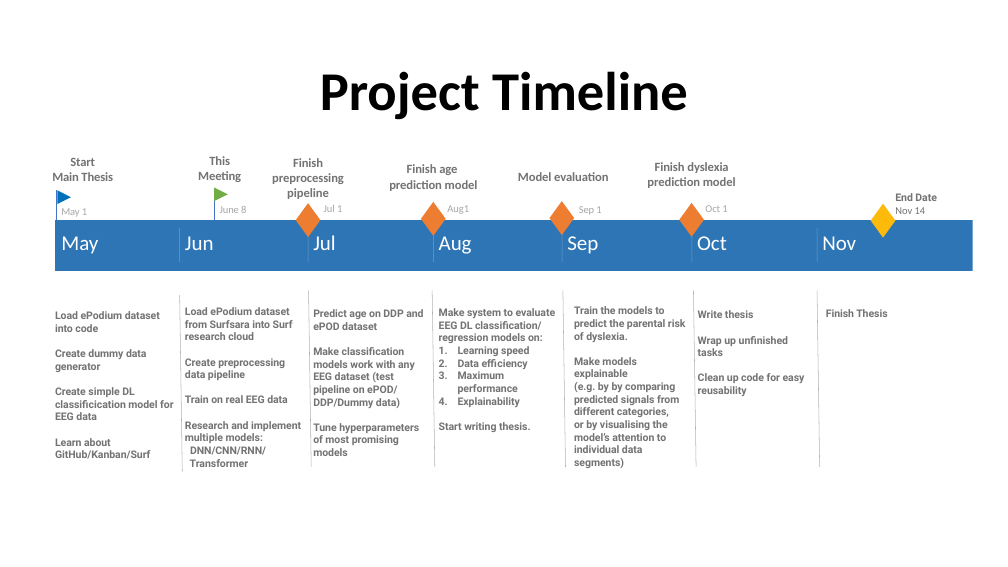
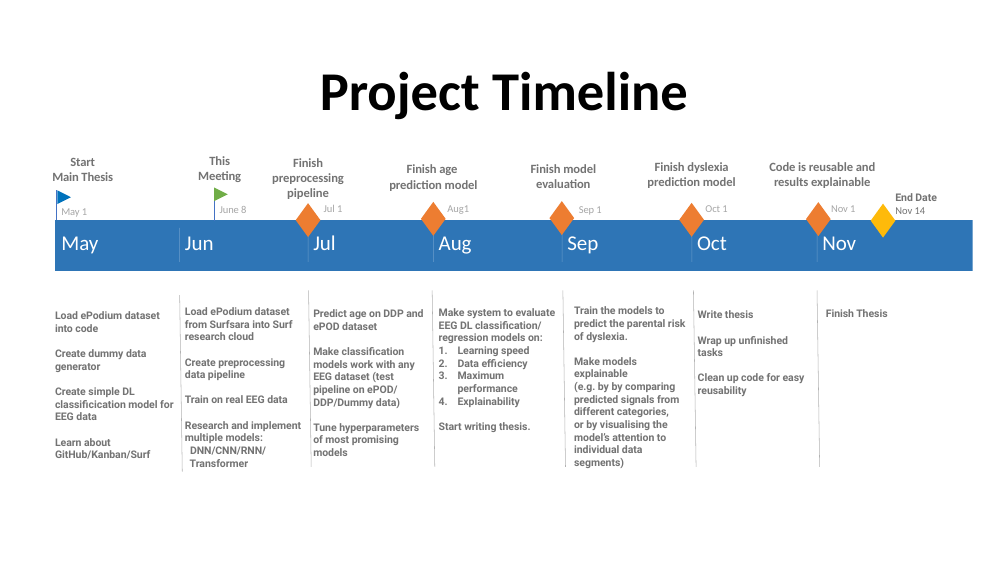
Before and after one commit to eegyolk-ai/eegyolk, a slide deck: slide 4 of floris_files/other/Predicting Dyslexia [Floris].pptx. Drawn at 1008x567 pixels with LibreOffice and Linux fonts; fonts in the diff are those of the drawing. Boxes give left, top, right and bottom in pixels: in the first picture for what was removed or moved away, otherwise in the second. Text is boxed around its words. In the diff, an @@ line names an element or a change of style, - is before the commit and + after.

```diff
--- a/floris_files/other/Predicting Dyslexia [Floris].pptx
+++ b/floris_files/other/Predicting Dyslexia [Floris].pptx
@@ text at <box>531,164,596,188</box>: text changed @@
-Model evaluation
+Finish model evaluation
@@ text added at <box>769,162,876,188</box>, 12 pt, text #737373, bold @@
+Code is reusable and results explainable
@@ diamond added at <box>806,202,831,236</box>, fill #ED7D31 @@
@@ text added at <box>831,205,855,212</box>, 10 pt, text #A6A6A6 @@
+Nov 1
```
Also in this commit, not shown: 3 other files.
